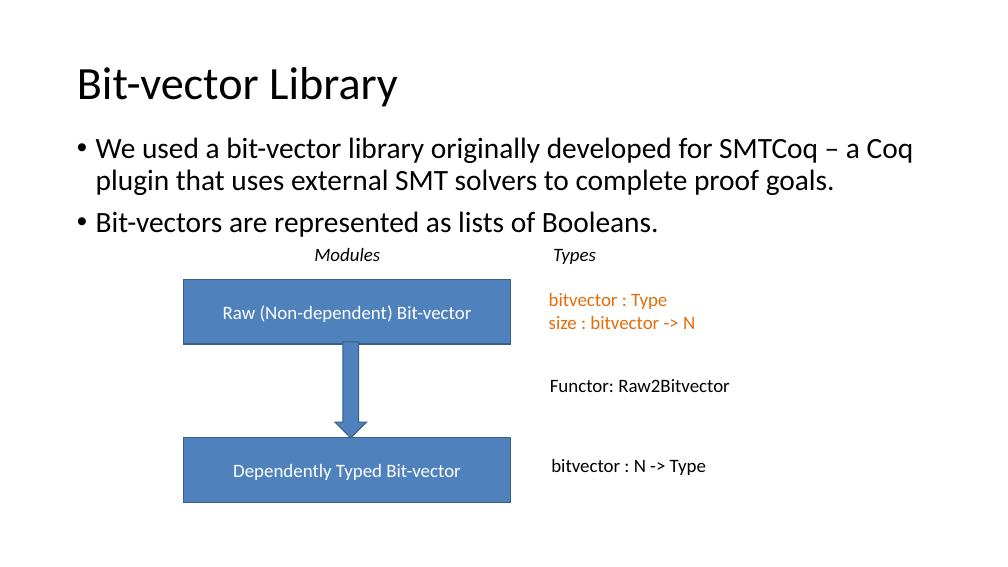
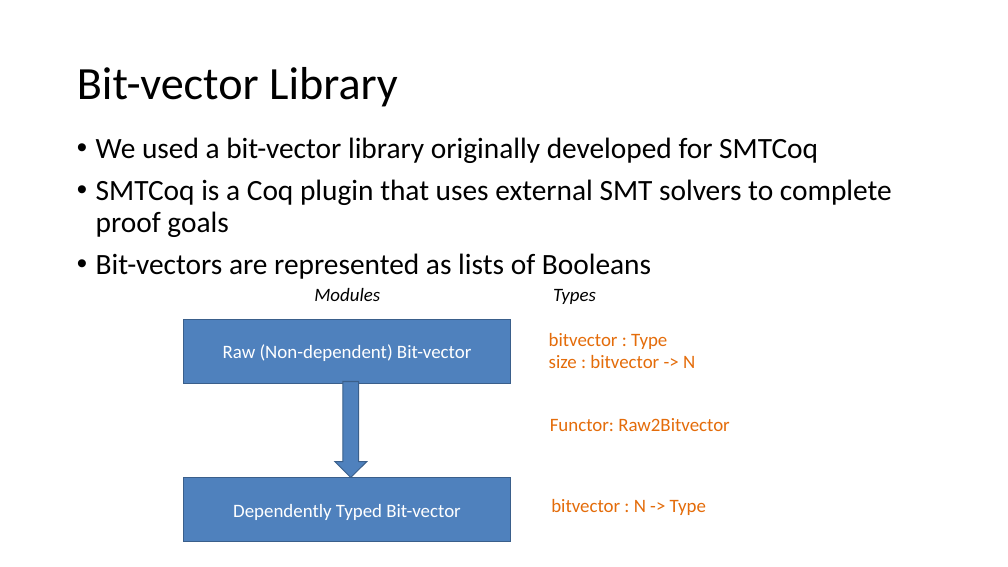
Before and after one commit to arjunvish/pxtp2019presentation, a slide deck: slide 10 of Presentation.pptx. Drawn at 1008x567 pixels with LibreOffice and Linux fonts; fonts in the diff are those of the drawing. Boxes give left, top, right and bottom in pixels: in the first picture for what was removed or moved away, otherwise in the second. Text is boxed around its words. In the diff, an @@ line names an element or a change of style, - is before the commit and + after.

```diff
--- a/Presentation.pptx
+++ b/Presentation.pptx
@@ text at <box>96,137,892,279</box>: text changed @@
-• We used a bit-vector library originally developed for SMTCoq – a Coq plugin that uses external SMT solvers to complete proof goals.
-• Bit-vectors are represented as lists of Booleans.
+• We used a bit-vector library originally developed for SMTCoq
+• SMTCoq is a Coq plugin that uses external SMT solvers to complete proof goals
+• Bit-vectors are represented as lists of Booleans
@@ 5 texts, 2 rectangles, 1 right arrow: place and size @@
-5 texts, 2 rectangles, 1 right arrow at <box>184,248,730,502</box>
+5 texts, 2 rectangles, 1 right arrow at <box>184,288,730,542</box>
@@ text "Functor: Raw2Bitvector" at <box>550,418,730,431</box>: text colour #000000 to #E46C0A @@
@@ text "bitvector : N -> Type" at <box>551,499,706,515</box>: text colour #000000 to #E46C0A @@
```
Also in this commit, not shown: 10 other slides changed, 1 slide added, 1 slide removed.
